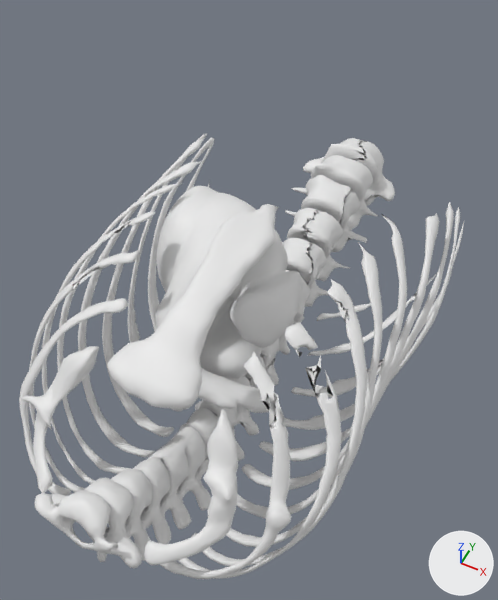
Before and after pictures for a commit that changed the glTF model client/public/cases/ts-s1404-cta/context.glb.
Rendered twice from a camera (50 mm lens) standing at (153.0, -179.0, 534.0) and looking at (-19.0, 166.0, 103.0). The lights are fixed; the arrows at lower right show +X, +Y and +Z. The first picture is the older version.

Script lines for the objects in view, before the commit:
```python
me_bone = bpy.data.meshes.new('bone')
me_bone.from_pydata(...)  # 16831 vertices, 33756 faces; spans x -117.0..128.0, y -79.0..533.0, z 45.0..238.0
me_heart = bpy.data.meshes.new('heart')
me_heart.from_pydata(...)  # 4002 vertices, 8000 faces; spans x -72.4..53.1, y 26.5..167.3, z 113.3..222.0
ob_bone = bpy.data.objects.new('bone', me_bone)
ob_bone.location = (0.0, 0.0, 0.0)
ob_heart = bpy.data.objects.new('heart', me_heart)
ob_heart.location = (0.0, 0.0, 0.0)
```
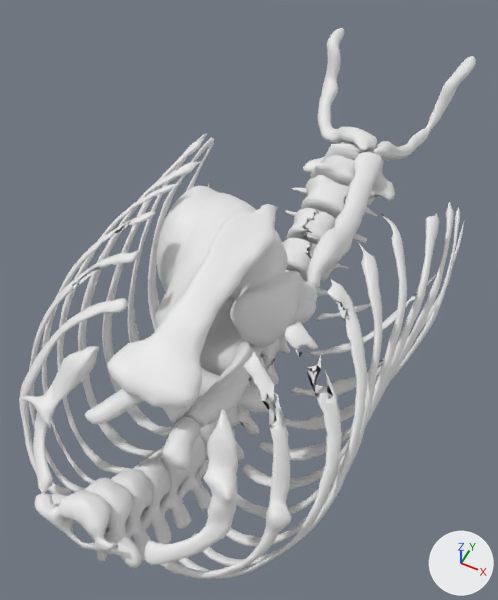
Boxes [x1, y1, x2, y2] around the edits, measured in the pictures (498 x 600 px):
'inferior_vena_cava', added: after [291, 152, 383, 325]
'superior_vena_cava', added: after [183, 341, 260, 428]
'l_iliac_vein', added: after [318, 28, 377, 151]
'r_iliac_vein', added: after [373, 56, 476, 160]
'r_brachiocephalic_vein', added: after [163, 416, 200, 470]
'l_brachiocephalic_vein', added: after [85, 389, 191, 424]

What the commit changed:
Mesh me_r_brachiocephalic_vein is new.
It has 1002 vertices, 2000 faces and spans x 12.7..36.0, y -25.1..7.5, z 164.2..183.6.
Mesh me_l_brachiocephalic_vein is new.
It has 1002 vertices, 2000 faces and spans x -36.4..18.7, y -23.6..18.3, z 170.5..198.1.
Mesh me_r_iliac_vein is new.
It has 1502 vertices, 3000 faces and spans x 16.0..71.0, y 341.0..502.0, z 121.0..182.0.
Mesh me_l_iliac_vein is new.
It has 1502 vertices, 3000 faces and spans x -79.0..18.0, y 342.0..499.0, z 120.0..183.0.
Mesh me_superior_vena_cava is new.
It has 1252 vertices, 2500 faces and spans x 10.5..35.3, y 6.1..85.3, z 149.8..177.3.
Mesh me_inferior_vena_cava is new.
It has 3002 vertices, 6000 faces and spans x 10.0..47.0, y 110.0..332.0, z 124.0..164.0.
Object 'r_brachiocephalic_vein' (ob_r_brachiocephalic_vein) is new; it shows me_r_brachiocephalic_vein.
Its location is (0.0, 0.0, 0.0).
Object 'l_brachiocephalic_vein' (ob_l_brachiocephalic_vein) is new; it shows me_l_brachiocephalic_vein.
Its location is (0.0, 0.0, 0.0).
Object 'r_iliac_vein' (ob_r_iliac_vein) is new; it shows me_r_iliac_vein.
Its location is (0.0, 0.0, 0.0).
Object 'l_iliac_vein' (ob_l_iliac_vein) is new; it shows me_l_iliac_vein.
Its location is (0.0, 0.0, 0.0).
Object 'superior_vena_cava' (ob_superior_vena_cava) is new; it shows me_superior_vena_cava.
Its location is (0.0, 0.0, 0.0).
Object 'inferior_vena_cava' (ob_inferior_vena_cava) is new; it shows me_inferior_vena_cava.
Its location is (0.0, 0.0, 0.0).
